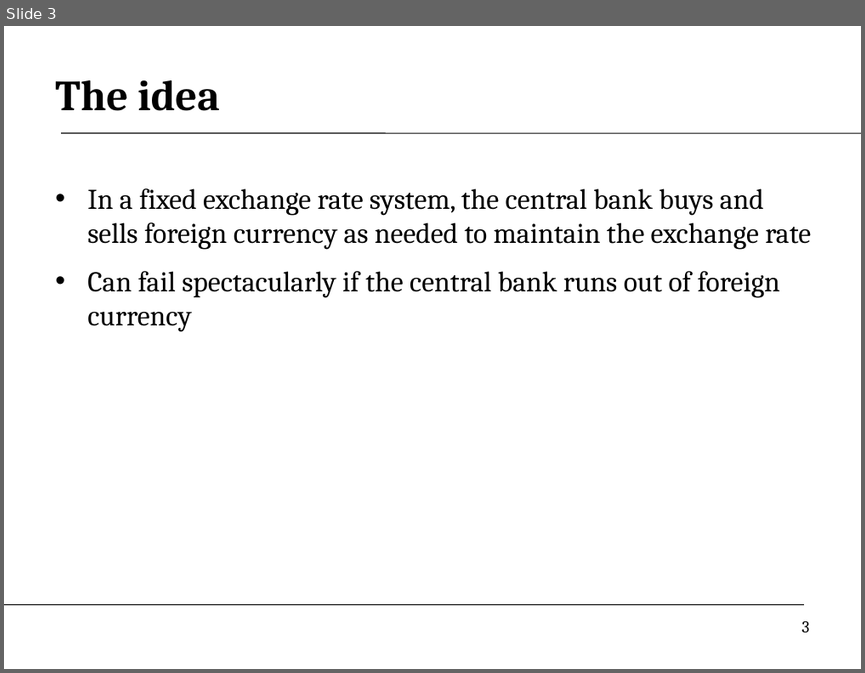
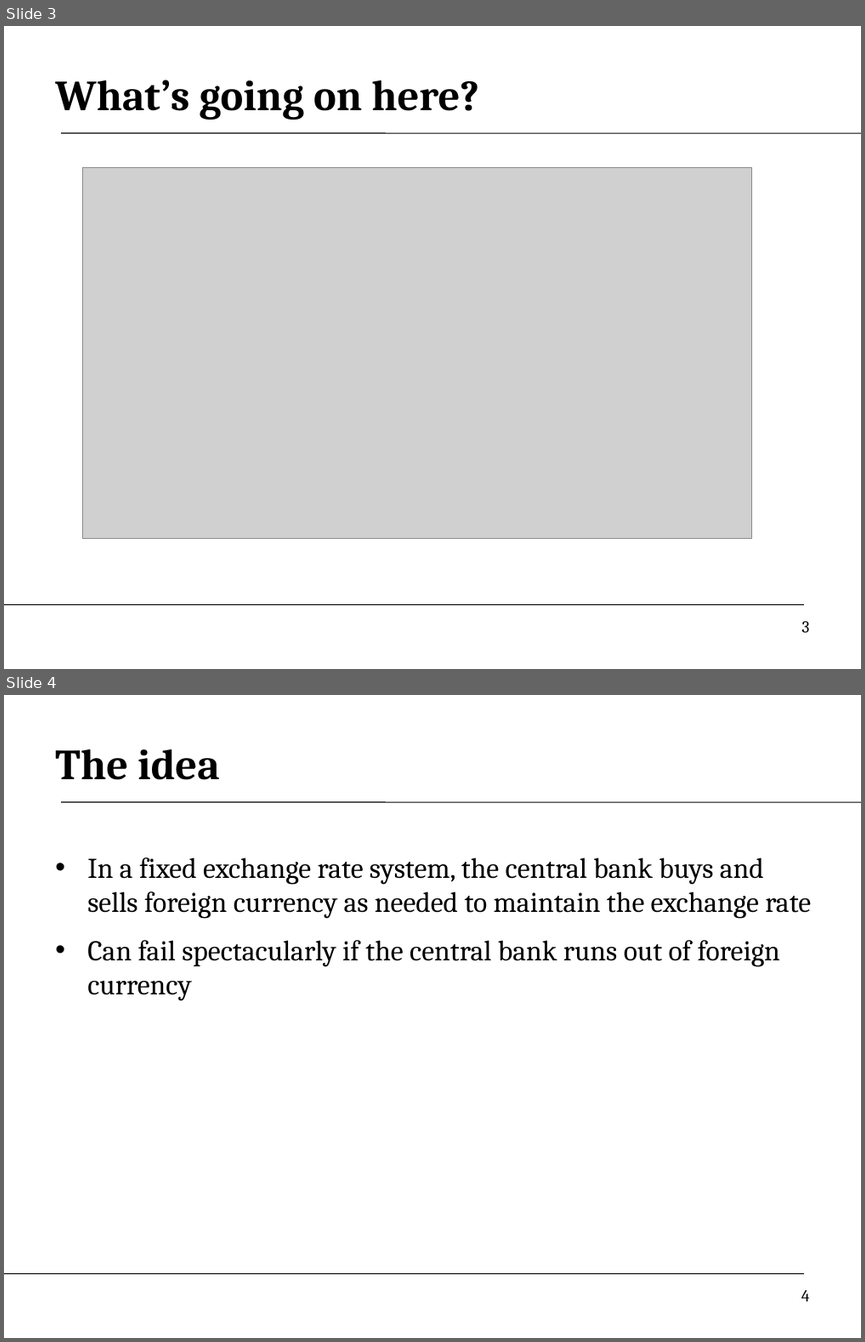
Before and after one commit to DaveBackus/Global_Economy, a slide deck: Slides/slides_fx2_crises_f14.pptx. Shown one above the other, each under a label of ours: slide 3 before the commit, slides 3 and 4 after it. The pictures are 865x673 and 865x1342 pixels, drawn with LibreOffice and Linux fonts; fonts in the diff are those of the drawing; grey boxes stand for pictures. Boxes give left, top, right and bottom in pixels: in the first picture for what was removed or moved away, otherwise in the second. Text is boxed around its words. In the diff, an @@ line names an element or a change of style, - is before the commit and + after.

```diff
--- a/Slides/slides_fx2_crises_f14.pptx
+++ b/Slides/slides_fx2_crises_f14.pptx
@@ slide 3 added at box(4, 26, 861, 669), background #FFFFFF; not listed: 2 template elements that a slide beside it also shows @@
@@ title added at box(55, 80, 479, 120), 36 pt, text #000000, bold @@
+What’s going on here?
@@ picture added at box(83, 167, 752, 538) @@
@@ page number added at box(801, 621, 809, 632), 14 pt, text #000000 @@
+3
@@ what was slide 3 is now slide 4 @@
@@ page number at box(801, 1290, 810, 1301): text changed @@
-3
+4
```
Also in this commit, not shown: 5 slides changed, 2 other slides added, 12 other files.
